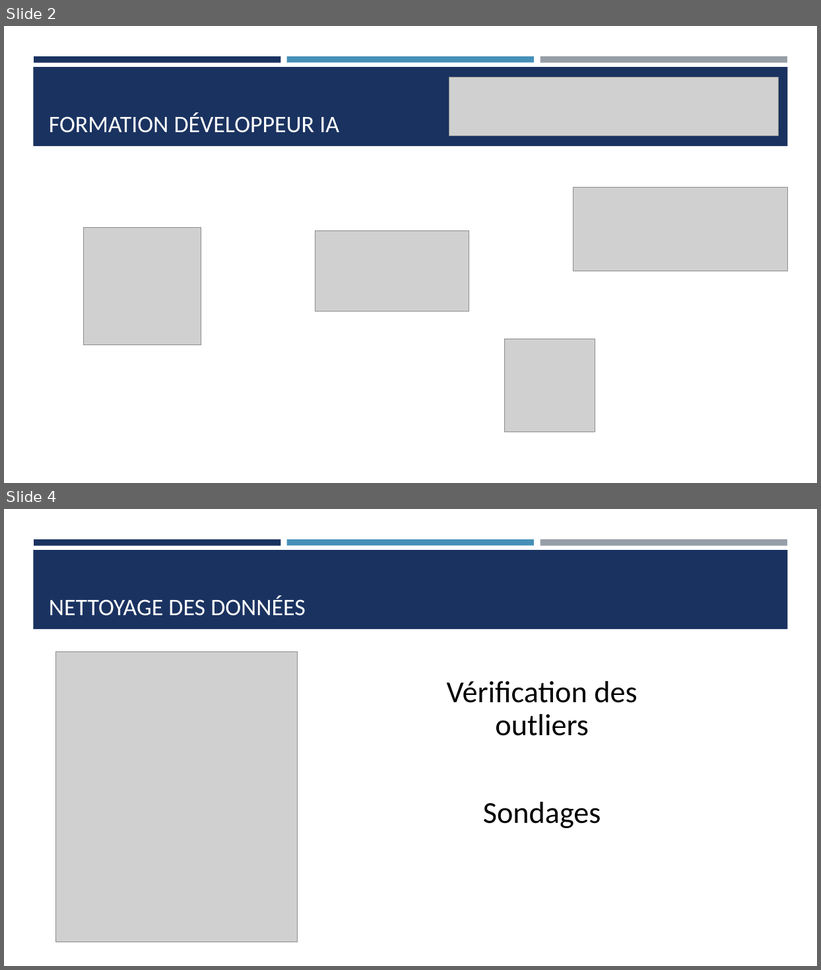
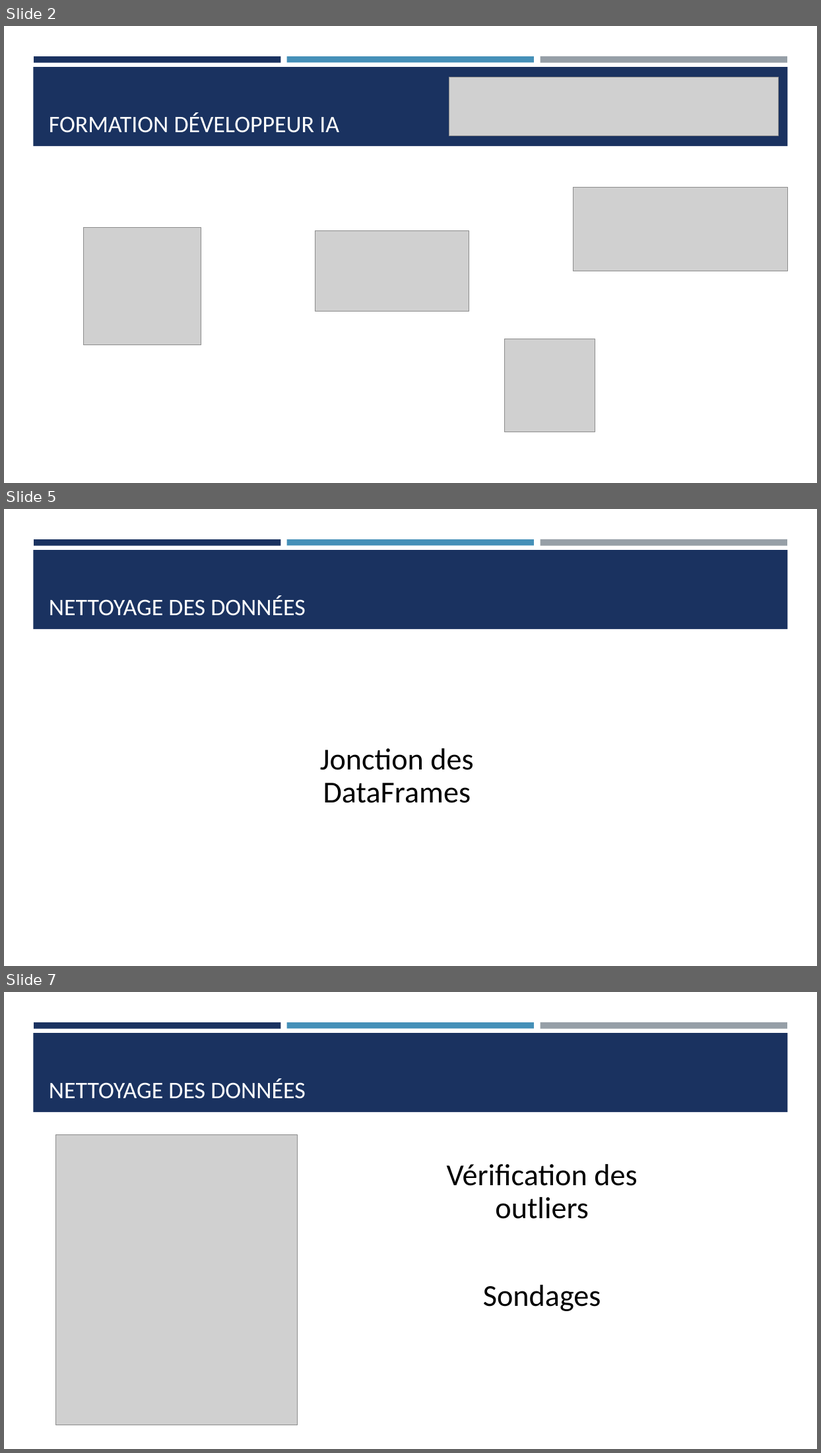
Before and after one commit to Ace4teaM/OCR-NovaTech, a slide deck: Presentation.pptx. Shown one above the other, each under a label of ours: slides 2 and 4 before the commit, slides 2, 5 and 7 after it; the slides between them are not shown. The pictures are 821x970 and 821x1453 pixels, drawn with LibreOffice and Linux fonts; fonts in the diff are those of the drawing; grey boxes stand for pictures. Boxes give left, top, right and bottom in pixels: in the first picture for what was removed or moved away, otherwise in the second. Text is boxed around its words. In the diff, an @@ line names an element or a change of style, - is before the commit and + after.

Commit message:
Renforce l'exploration des données

```diff
--- a/Presentation.pptx
+++ b/Presentation.pptx
@@ slide 5 added at (4, 509, 817, 966), background #FFFFFF; not listed: 4 template elements that a slide beside it also shows @@
@@ title added at (49, 595, 305, 616), 28 pt, text #FFFFFF @@
+NETTOYAGE DES DONNÉES
@@ text added at (320, 749, 473, 803), 36 pt, text #000000 @@
+Jonction des DataFrames
@@ what was slide 4 is now slide 7 @@
```
Also in this commit, not shown: 2 slides changed, 9 other slides added, 1 slide removed, 4 other files.
